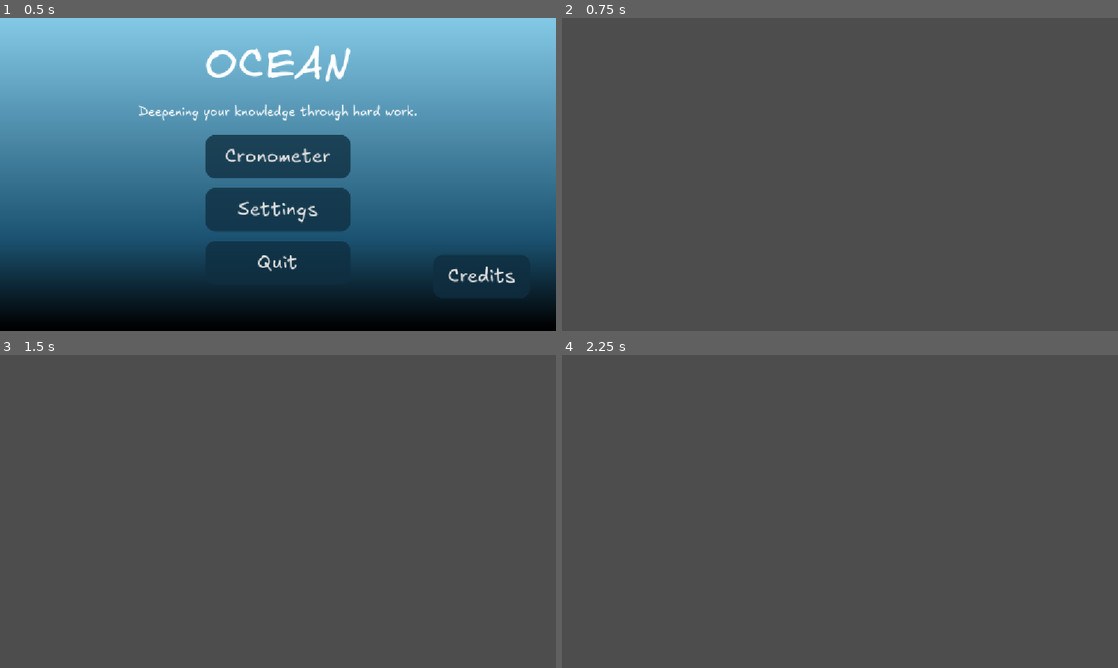
Above: before the commit, frames 1-4 (two rows, left to right).
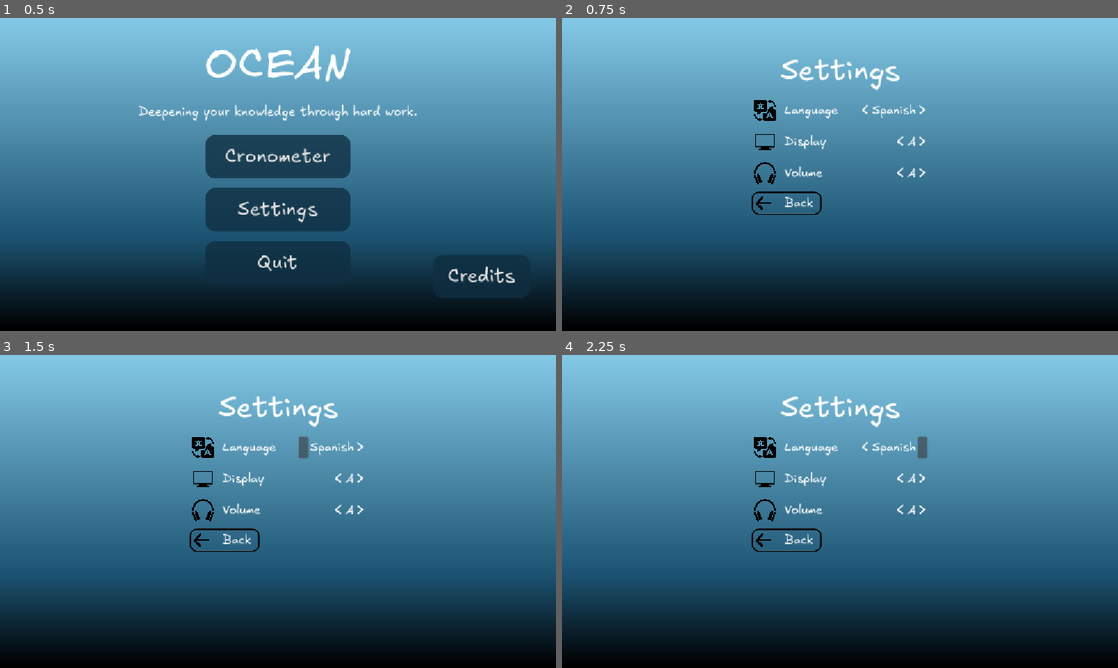
Above: after the commit, the same moments.

Repository: mykuull/ProjectOcean
Game: Godot game, scene res://scenes/main_menu.tscn
Same seed, same stepped clock (60 frames per second), same inputs: the game is played once before the commit and once after it. The project has no main scene, so this scene is started directly.
Inputs (mouse positions are in pixels of both pictures, inside the frame that each line leads up to):
- Up to frame 1 (0.5 s): no input
- Up to frame 2 (0.75 s): click "Settings" at 0.5 s
- Up to frame 3 (1.5 s): click (305, 448) at 1.25 s, where only the run after the commit has a clickable "<"
- Up to frame 4 (2.25 s): click (923, 448) at 2 s, where only the run after the commit has a clickable ">"

Frame 1 is identical in both runs. In frame 2, 100% of the frame differs, in the area x 0-100%, y 0-100%; in frame 3, 100%; in frame 4, 100%.

Commit message:
Cambios en escena de Settings
He puesto como quedarían los selectores de idioma, volumen y resolución (no funcionales,  no cambian nada solo se mueven) y he hecho la escena plantilla para poner más opciones (selector_opciones.gd). El botón de back funciona. También he borrado los scripts de la escena inicial de prueba, que sobraban.

Diff:
--- a/ocean/scenes/credits.tscn
+++ b/ocean/scenes/credits.tscn
@@ -1,4 +1,25 @@
 [gd_scene format=3 uid="uid://b1a2ywqu8kes2"]
+
+[ext_resource type="Texture2D" uid="uid://bx0c6qv1pfcwp" path="res://assets/placeholder_logo.jpg" id="1_0bpdh"]
+
+[sub_resource type="StyleBoxFlat" id="StyleBoxFlat_2ckv8"]
+corner_radius_top_left = 15
+corner_radius_top_right = 15
+corner_radius_bottom_right = 15
+corner_radius_bottom_left = 15
+
+[sub_resource type="Gradient" id="Gradient_0ctdu"]
+offsets = PackedFloat32Array(0, 0.29104477, 1)
+colors = PackedColorArray(0, 0, 0, 1, 0.105882354, 0.32156864, 0.44313726, 1, 0.50980395, 0.78431374, 0.8980392, 1)
+
+[sub_resource type="GradientTexture2D" id="GradientTexture2D_ekxnf"]
+gradient = SubResource("Gradient_0ctdu")
+fill_from = Vector2(0, 1)
+fill_to = Vector2(0, 0)
+metadata/_snap_enabled = true
+
+[sub_resource type="StyleBoxTexture" id="StyleBoxTexture_2fbfq"]
+texture = SubResource("GradientTexture2D_ekxnf")
 
 [node name="Credits" type="Control" unique_id=1478279669]
 layout_mode = 3
@@ -7,3 +28,44 @@
 anchor_bottom = 1.0
 grow_horizontal = 2
 grow_vertical = 2
+
+[node name="PanelContainer2" type="PanelContainer" parent="." unique_id=1150814304]
+layout_mode = 1
+anchors_preset = 15
+anchor_right = 1.0
+anchor_bottom = 1.0
+grow_horizontal = 2
+grow_vertical = 2
+theme_override_styles/panel = SubResource("StyleBoxFlat_2ckv8")
+
+[node name="PanelContainer" type="PanelContainer" parent="PanelContainer2" unique_id=360022717]
+layout_mode = 2
+theme_override_styles/panel = SubResource("StyleBoxTexture_2fbfq")
+
+[node name="VBoxContainer" type="VBoxContainer" parent="." unique_id=986746019]
+custom_minimum_size = Vector2(500, 500)
+layout_mode = 1
+anchors_preset = 13
+anchor_left = 0.5
+anchor_right = 0.5
+anchor_bottom = 1.0
+offset_left = -470.5
+offset_right = 470.5
+offset_bottom = -36.0
+grow_horizontal = 2
+grow_vertical = 2
+theme_override_constants/separation = 20
+
+[node name="Label" type="Label" parent="VBoxContainer" unique_id=340483340]
+layout_mode = 2
+text = "Ya nos pondremos de acuerdo en que poner en los créditos, licencias, detalles, lo que sea. Quedamos para esto si queréis."
+horizontal_alignment = 1
+vertical_alignment = 1
+
+[node name="TextureRect" type="TextureRect" parent="VBoxContainer" unique_id=273421771]
+custom_minimum_size = Vector2(100, 100)
+layout_mode = 2
+size_flags_vertical = 3
+texture = ExtResource("1_0bpdh")
+expand_mode = 1
+stretch_mode = 5
--- /dev/null
+++ b/ocean/scenes/selector_opciones.tscn
@@ -0,0 +1,56 @@
+[gd_scene format=3 uid="uid://cqax2y7u642ul"]
+
+[ext_resource type="Texture2D" uid="uid://dqbpy1yxnr3dj" path="res://assets/icons/contract.png" id="1_hbrd2"]
+[ext_resource type="FontFile" uid="uid://dgyxgol324dj2" path="res://fonts/Excalifont/Excalifont-Regular.ttf" id="2_na5ot"]
+
+[sub_resource type="StyleBoxFlat" id="StyleBoxFlat_16xqe"]
+bg_color = Color(0.6, 0.6, 0.6, 0)
+
+[node name="HBoxContainer" type="HBoxContainer" unique_id=1092027332]
+custom_minimum_size = Vector2(45, 45)
+
+[node name="icon" type="TextureRect" parent="." unique_id=243352324]
+custom_minimum_size = Vector2(45, 45)
+layout_mode = 2
+texture = ExtResource("1_hbrd2")
+expand_mode = 1
+stretch_mode = 4
+
+[node name="Control2" type="Control" parent="." unique_id=1542148275]
+custom_minimum_size = Vector2(10, 0)
+layout_mode = 2
+
+[node name="option" type="Label" parent="." unique_id=588654358]
+layout_mode = 2
+theme_override_fonts/font = ExtResource("2_na5ot")
+theme_override_font_sizes/font_size = 25
+text = "Option"
+
+[node name="Control" type="Control" parent="." unique_id=1728026267]
+custom_minimum_size = Vector2(40, 0)
+layout_mode = 2
+size_flags_horizontal = 3
+
+[node name="button_left" type="Button" parent="." unique_id=1136179628]
+custom_minimum_size = Vector2(20, 20)
+layout_mode = 2
+theme_override_colors/font_color = Color(1, 1, 1, 1)
+theme_override_fonts/font = ExtResource("2_na5ot")
+theme_override_font_sizes/font_size = 30
+theme_override_styles/normal = SubResource("StyleBoxFlat_16xqe")
+text = "<"
+
+[node name="selecc" type="Label" parent="." unique_id=795068809]
+layout_mode = 2
+theme_override_fonts/font = ExtResource("2_na5ot")
+theme_override_font_sizes/font_size = 25
+text = "Value"
+
+[node name="button_right" type="Button" parent="." unique_id=963496501]
+custom_minimum_size = Vector2(20, 20)
+layout_mode = 2
+theme_override_colors/font_color = Color(1, 1, 1, 1)
+theme_override_fonts/font = ExtResource("2_na5ot")
+theme_override_font_sizes/font_size = 30
+theme_override_styles/normal = SubResource("StyleBoxFlat_16xqe")
+text = ">"
--- a/ocean/scenes/settings.tscn
+++ b/ocean/scenes/settings.tscn
@@ -1,4 +1,48 @@
 [gd_scene format=3 uid="uid://c8tixat1qi56s"]
+
+[ext_resource type="FontFile" uid="uid://dgyxgol324dj2" path="res://fonts/Excalifont/Excalifont-Regular.ttf" id="1_6wm04"]
+[ext_resource type="Script" uid="uid://b7i5bl4euwlw7" path="res://scripts/settings.gd" id="1_gjs24"]
+[ext_resource type="PackedScene" uid="uid://cqax2y7u642ul" path="res://scenes/selector_opciones.tscn" id="2_f4mfi"]
+[ext_resource type="Script" uid="uid://b6aj1xulslotf" path="res://scripts/selector_opciones.gd" id="3_es4n0"]
+[ext_resource type="Texture2D" uid="uid://dr63iyy0c7egi" path="res://assets/icons/translation.png" id="4_gis3k"]
+[ext_resource type="Texture2D" uid="uid://bbtym1hv6yk3f" path="res://assets/icons/monitor.png" id="5_83j8s"]
+[ext_resource type="Texture2D" uid="uid://daderti7g4ela" path="res://assets/icons/headphone.png" id="6_gjs24"]
+[ext_resource type="Texture2D" uid="uid://dbua1smrefhjn" path="res://assets/icons/arrow.png" id="8_am25x"]
+
+[sub_resource type="StyleBoxFlat" id="StyleBoxFlat_gis3k"]
+corner_radius_top_left = 15
+corner_radius_top_right = 15
+corner_radius_bottom_right = 15
+corner_radius_bottom_left = 15
+
+[sub_resource type="Gradient" id="Gradient_83j8s"]
+offsets = PackedFloat32Array(0, 0.29104477, 1)
+colors = PackedColorArray(0, 0, 0, 1, 0.105882354, 0.32156864, 0.44313726, 1, 0.50980395, 0.78431374, 0.8980392, 1)
+
+[sub_resource type="GradientTexture2D" id="GradientTexture2D_gjs24"]
+gradient = SubResource("Gradient_83j8s")
+fill_from = Vector2(0, 1)
+fill_to = Vector2(0, 0)
+metadata/_snap_enabled = true
+
+[sub_resource type="StyleBoxTexture" id="StyleBoxTexture_am25x"]
+texture = SubResource("GradientTexture2D_gjs24")
+
+[sub_resource type="StyleBoxFlat" id="StyleBoxFlat_16xqe"]
+bg_color = Color(0.6, 0.6, 0.6, 0)
+border_width_left = 3
+border_width_top = 3
+border_width_right = 3
+border_width_bottom = 3
+border_color = Color(0, 0, 0, 1)
+corner_radius_top_left = 15
+corner_radius_top_right = 15
+corner_radius_bottom_right = 15
+corner_radius_bottom_left = 15
+expand_margin_left = 5.0
+expand_margin_top = 5.0
+expand_margin_right = 15.0
+expand_margin_bottom = 5.0
 
 [node name="Settings" type="Control" unique_id=960803321]
 layout_mode = 3
@@ -7,3 +51,73 @@
 anchor_bottom = 1.0
 grow_horizontal = 2
 grow_vertical = 2
+script = ExtResource("1_gjs24")
+
+[node name="PanelContainer2" type="PanelContainer" parent="." unique_id=1660070996]
+layout_mode = 1
+anchors_preset = 15
+anchor_right = 1.0
+anchor_bottom = 1.0
+grow_horizontal = 2
+grow_vertical = 2
+theme_override_styles/panel = SubResource("StyleBoxFlat_gis3k")
+
+[node name="PanelContainer" type="PanelContainer" parent="PanelContainer2" unique_id=1403854427]
+layout_mode = 2
+theme_override_styles/panel = SubResource("StyleBoxTexture_am25x")
+
+[node name="VBoxContainer" type="VBoxContainer" parent="." unique_id=480109830]
+custom_maximum_size = Vector2(400, 573)
+layout_mode = 1
+anchors_preset = 13
+anchor_left = 0.5
+anchor_right = 0.5
+anchor_bottom = 1.0
+offset_left = -164.0
+offset_top = 72.0
+offset_right = 166.0
+offset_bottom = -3.0
+grow_horizontal = 2
+grow_vertical = 2
+theme_override_constants/separation = 20
+
+[node name="title" type="Label" parent="VBoxContainer" unique_id=1095997670]
+layout_mode = 2
+theme_override_fonts/font = ExtResource("1_6wm04")
+theme_override_font_sizes/font_size = 60
+text = "Settings"
+horizontal_alignment = 1
+
+[node name="HBoxContainer" parent="VBoxContainer" unique_id=1092027332 instance=ExtResource("2_f4mfi")]
+layout_mode = 2
+script = ExtResource("3_es4n0")
+titulo_opcion = "Language"
+lista_opciones = Array[String](["Spanish", "English", "Chinese"])
+imagen_icono = ExtResource("4_gis3k")
+
+[node name="HBoxContainer2" parent="VBoxContainer" unique_id=670303661 instance=ExtResource("2_f4mfi")]
+layout_mode = 2
+script = ExtResource("3_es4n0")
+titulo_opcion = "Display"
+imagen_icono = ExtResource("5_83j8s")
+
+[node name="HBoxContainer3" parent="VBoxContainer" unique_id=1304348315 instance=ExtResource("2_f4mfi")]
+layout_mode = 2
+script = ExtResource("3_es4n0")
+titulo_opcion = "Volume"
+imagen_icono = ExtResource("6_gjs24")
+
+[node name="back" type="Button" parent="VBoxContainer" unique_id=1490027020]
+custom_minimum_size = Vector2(150, 20)
+custom_maximum_size = Vector2(125, 100)
+layout_mode = 2
+theme_override_colors/font_color = Color(1, 1, 1, 1)
+theme_override_fonts/font = ExtResource("1_6wm04")
+theme_override_font_sizes/font_size = 25
+theme_override_styles/normal = SubResource("StyleBoxFlat_16xqe")
+text = "Back"
+icon = ExtResource("8_am25x")
+alignment = 2
+expand_icon = true
+
+[connection signal="pressed" from="VBoxContainer/back" to="." method="_on_back_pressed"]
--- /dev/null
+++ b/ocean/scripts/selector_opciones.gd
@@ -0,0 +1,44 @@
+extends HBoxContainer
+
+#podemos configurar las variables desde el inspector del panel derecho
+@export var titulo_opcion: String = "Opción"
+@export var lista_opciones: Array[String] = ["A","B","C"]
+@export var imagen_icono: Texture2D
+
+var indice_actual = 0
+#referencia a los nodos label, prepararlos antes de que exista la escena
+@onready var etiqueta_titulo= $option
+@onready var etiqueta_valor = $selecc
+@onready var textura_icono = $icon
+
+# Called when the node enters the scene tree for the first time.
+func _ready() -> void:
+	etiqueta_titulo.text = titulo_opcion
+	textura_icono.texture = imagen_icono
+
+	if lista_opciones.size()>0:
+		etiqueta_valor.text=lista_opciones[indice_actual]
+
+# Called every frame. 'delta' is the elapsed time since the previous frame.
+func _process(delta: float) -> void:
+	pass
+
+func _on_button_left_pressed() -> void:
+	if lista_opciones.size()==0:return
+
+	#si se presiona el botón disminuye en uno el índice que selecciona el valor
+	indice_actual-=1
+	if indice_actual<0:
+		#si es menor que cero da la vuelta
+		indice_actual = lista_opciones.size()-1
+
+	#seleccion valor según índice
+	etiqueta_valor.text = lista_opciones[indice_actual]
+
+func _on_button_right_pressed()->void:
+	if lista_opciones.size()==0:return
+
+	indice_actual+=1
+	if indice_actual>=lista_opciones.size():
+		indice_actual=0
+	etiqueta_valor.text=lista_opciones[indice_actual]
--- a/ocean/scripts/control.gd
+++ b/ocean/scripts/settings.gd
@@ -11,5 +11,5 @@
 	pass
 
 
-func _on_button_pressed() -> void:
-	pass # Replace with function body.
+func _on_back_pressed() -> void:
+	get_tree().change_scene_to_file("res://scenes/main_menu.tscn")
Binary file added: ocean/assets/icons/arrow.png
Not shown, added: ocean/assets/icons/arrow.png.import
Binary file added: ocean/assets/icons/contract.png
Not shown, added: ocean/assets/icons/contract.png.import
Binary file added: ocean/assets/icons/headphone.png
Not shown, added: ocean/assets/icons/headphone.png.import
Binary file added: ocean/assets/icons/monitor.png
Not shown, added: ocean/assets/icons/monitor.png.import
Binary file added: ocean/assets/icons/translation.png
Not shown, added: ocean/assets/icons/translation.png.import
Not shown, removed: ocean/scripts/control.gd.uid
Not shown, added: ocean/scripts/selector_opciones.gd.uid
(and 1 more such lines)
